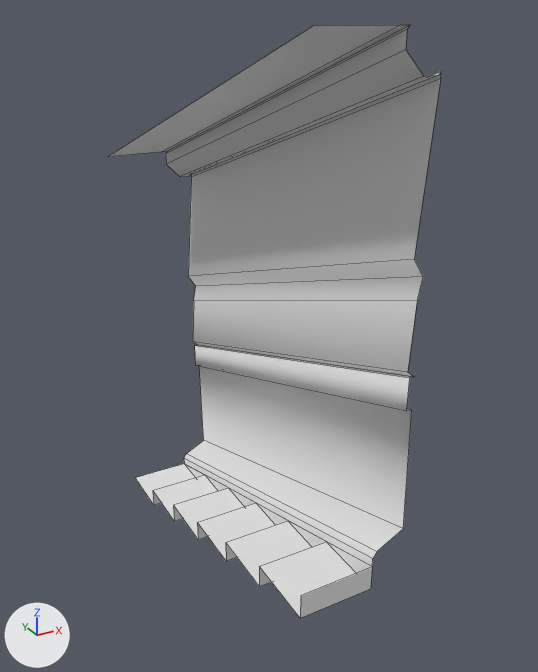
One commit to the FBX model Assets/Geometry/Environment/Corridor_kit/Corridor_Stairs.fbx: the scene before it, then after it.
The view is the same before and after, from a 50 mm lens placed at (-1.75, -5.81, 4.06), pointed at (0.55, -1.62, 1.97). The axes (+X, +Y, +Z) are drawn at lower left. The lights are the same throughout. Mesh edges are drawn as thin lines. Where no turn or scale is listed for an object, it has been applied to the vertices.

The first picture shows 'Corridor_Stairs'.
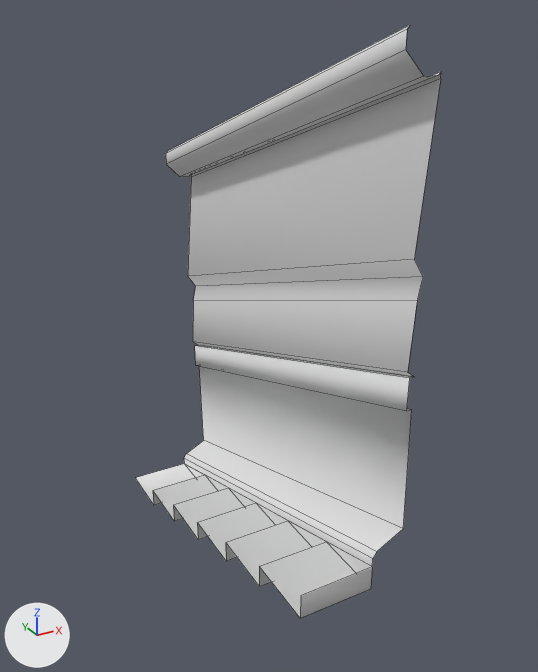
Pixel boxes [x1, y1, x2, y2] of what changed, in the pictures (538 x 672 px):
'Corridor_Stairs', reshaped (8% narrower): before [108, 25, 441, 618]; after [136, 25, 441, 618]
part 1 of me_plane_039, deleted: before [108, 25, 409, 157]

The change in detail:
me_plane_039 has 66 vertices, 38 faces and spans x 0.0..0.71, y -3.0..0.0, z 0.0..4.0.
me_plane_039 is used by ob_corridor_stairs; location (0.0, 0.0, 0.0).
Verts and faces of me_plane_039; kept vertices keep their numbers, new ones are numbered from 66.
Before the commit, vertices of me_plane_039: 3 (0.5, -3.0, 4.0) at pixel (410, 25), 15 (0.45, -3.0, 4.0) at pixel (400, 25), 24 (0.5, 0.0, 3.0) at pixel (167, 151), 35 (0.45, 0.0, 3.0) at pixel (161, 152), 40 (0.0, 0.0, 3.0) at pixel (107, 156).
Before the commit, vertices of me_plane_039: 41 (0.0, -3.0, 4.0) at pixel (313, 25).
Part 1, on me_plane_039:
Vertices deleted: 15, 35, 40, 41 (with the faces that use them).
